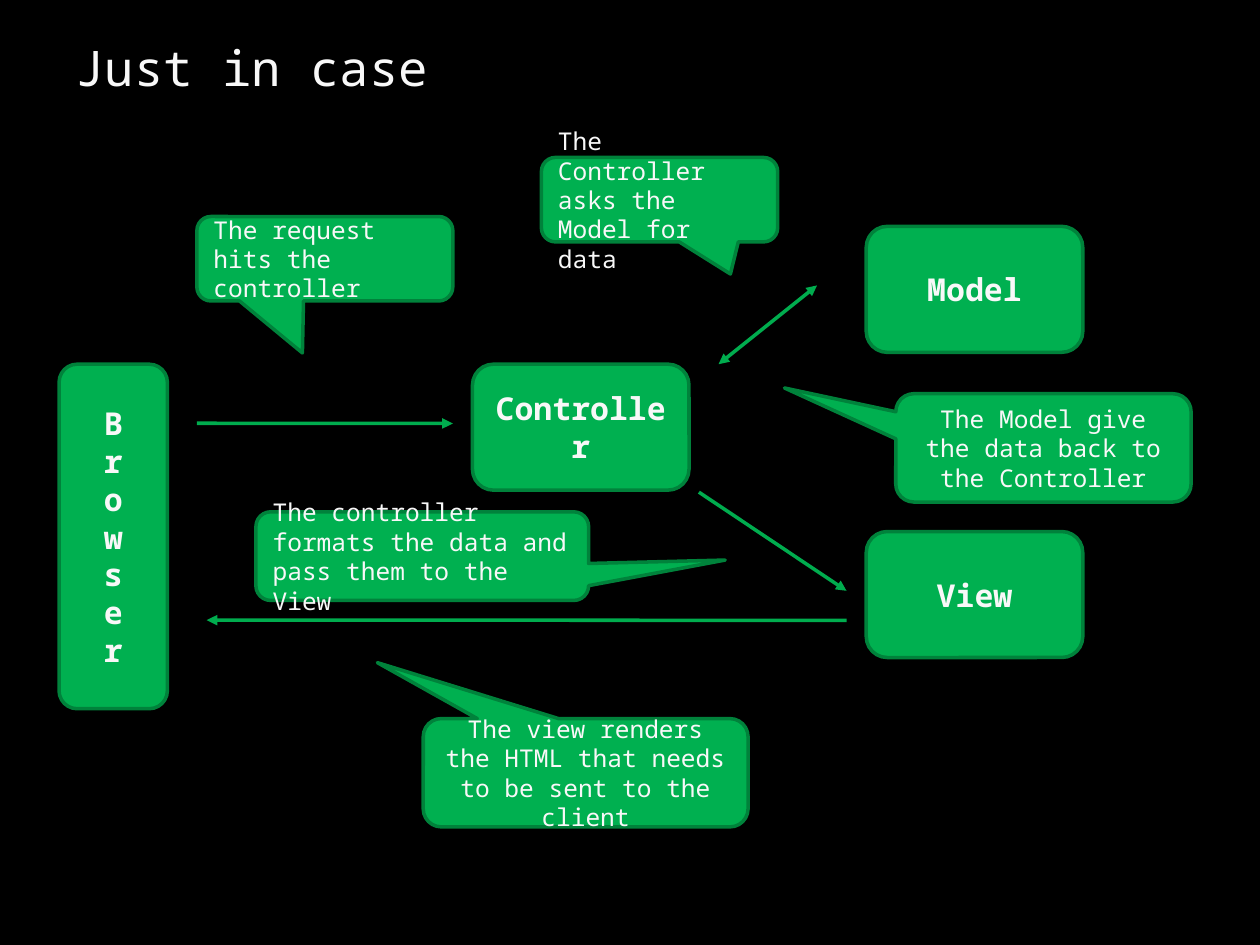
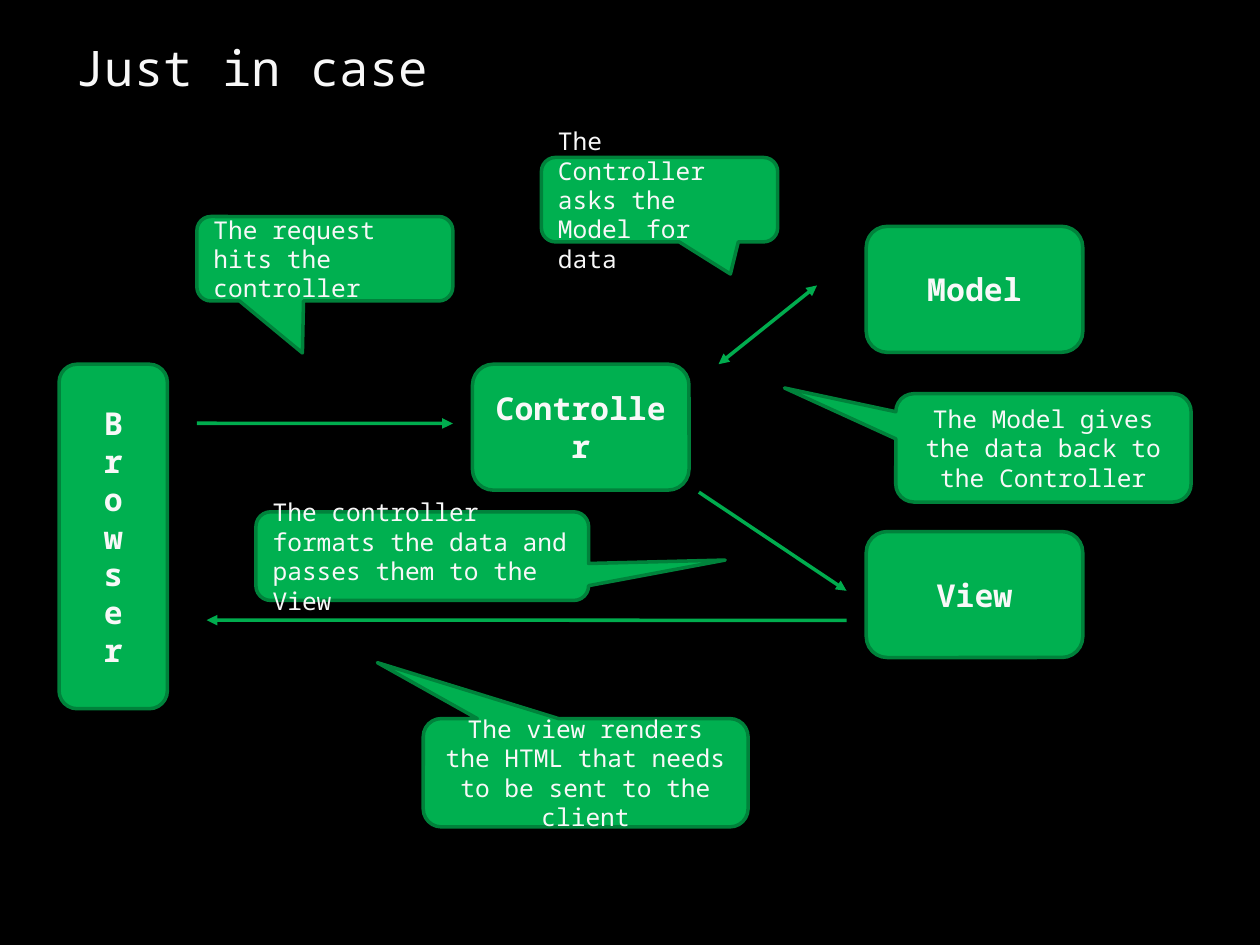
Before and after one commit to aragorn55/codeclimber, a slide deck: slide 6 of CommunityTalks/October 09 - DotNetRomaCesta/ASPNET MVC Framework - Best Practices - ENG.pptx. Drawn at 1260x945 pixels with LibreOffice and Linux fonts; fonts in the diff are those of the drawing. Boxes give left, top, right and bottom in pixels: in the first picture for what was removed or moved away, otherwise in the second. Text is boxed around its words. In the diff, an @@ line names an element or a change of style, - is before the commit and + after.

```diff
--- a/CommunityTalks/October 09 - DotNetRomaCesta/ASPNET MVC Framework - Best Practices - ENG.pptx
+++ b/CommunityTalks/October 09 - DotNetRomaCesta/ASPNET MVC Framework - Best Practices - ENG.pptx
@@ text in rounded speech box at (926, 409, 1160, 488): text changed @@
-The Model give the data back to the Controller
+The Model gives the data back to the Controller
@@ text in rounded speech box at (273, 499, 567, 616): text changed @@
-The controller formats the data and pass them to the View
+The controller formats the data and passes them to the View
```
Also in this commit, not shown: 8 other slides changed.
